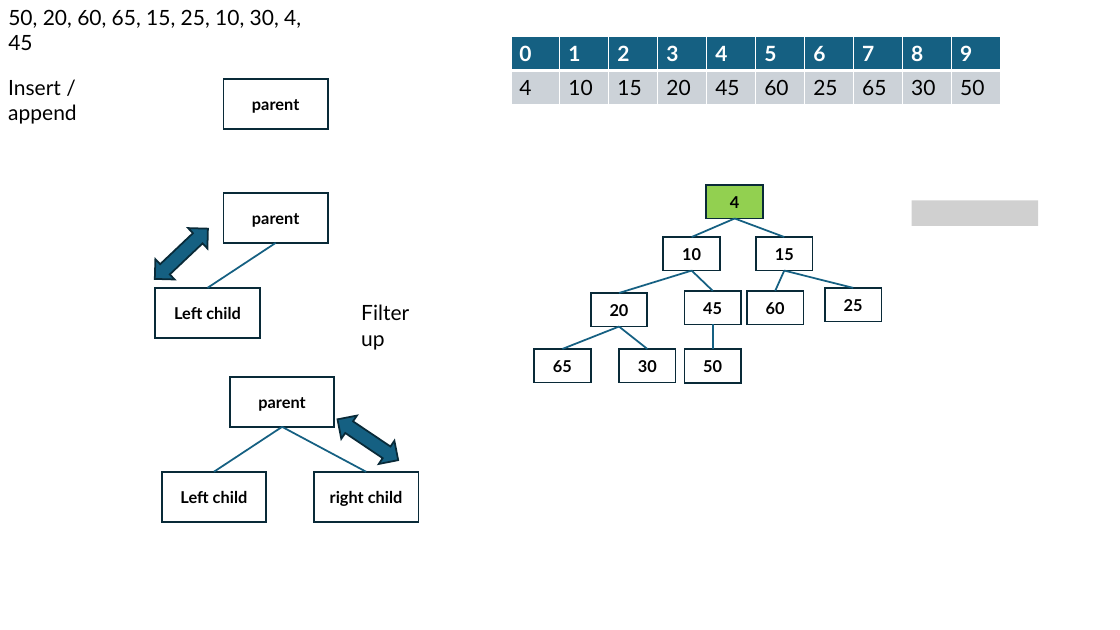
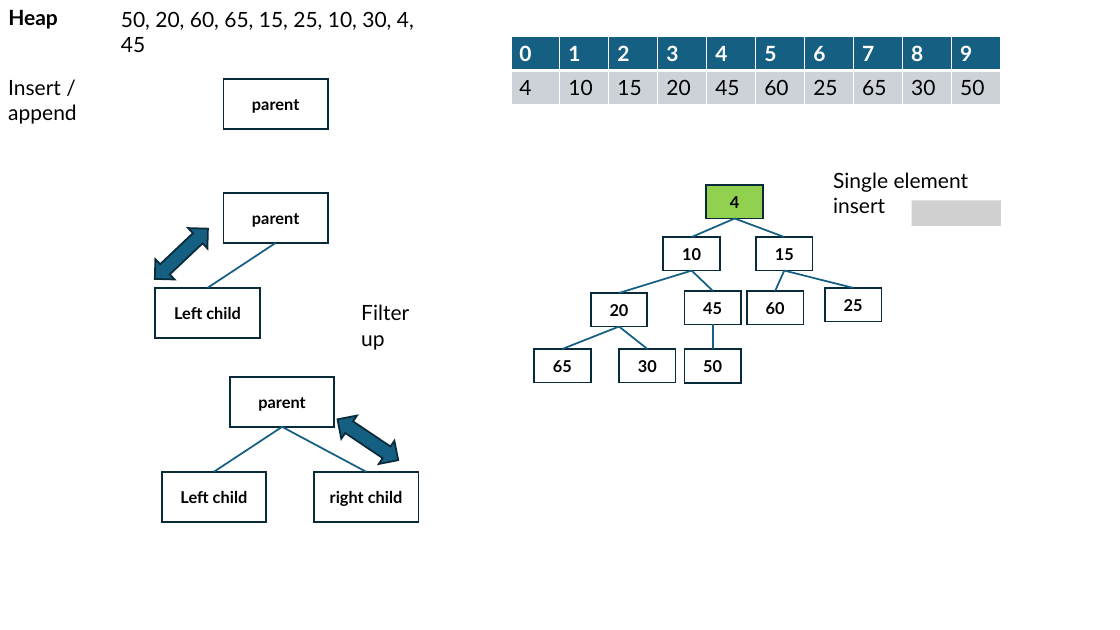
Before and after one commit to mo-mosverkstad/my_data_structure, a slide deck: slide 26 of ppt/dataStructure.pptx (slide 23 before the commit). Drawn at 1120x630 pixels with LibreOffice and Linux fonts; fonts in the diff are those of the drawing; grey boxes stand for pictures. Boxes give left, top, right and bottom in pixels: in the first picture for what was removed or moved away, otherwise in the second. Text is boxed around its words. In the diff, an @@ line names an element or a change of style, - is before the commit and + after.

```diff
--- a/ppt/dataStructure.pptx
+++ b/ppt/dataStructure.pptx
@@ text added at (8,9,58,29), 18 pt, text #000000, bold @@
+Heap
@@ text "50, 20, 60, 65, 15, ...": place and size @@
-text "50, 20, 60, 65, 15, ..." at (8,9,301,28)
+text "50, 20, 60, 65, 15, ..." at (121,11,414,30)
@@ text added at (833,172,969,213), 18 pt, text #000000 @@
+Single element insert
@@ picture: place and size @@
-picture at (912,201,1038,226)
+picture at (912,201,1001,226)
```
Also in this commit, not shown: 6 other slides changed, 11 slides added.
